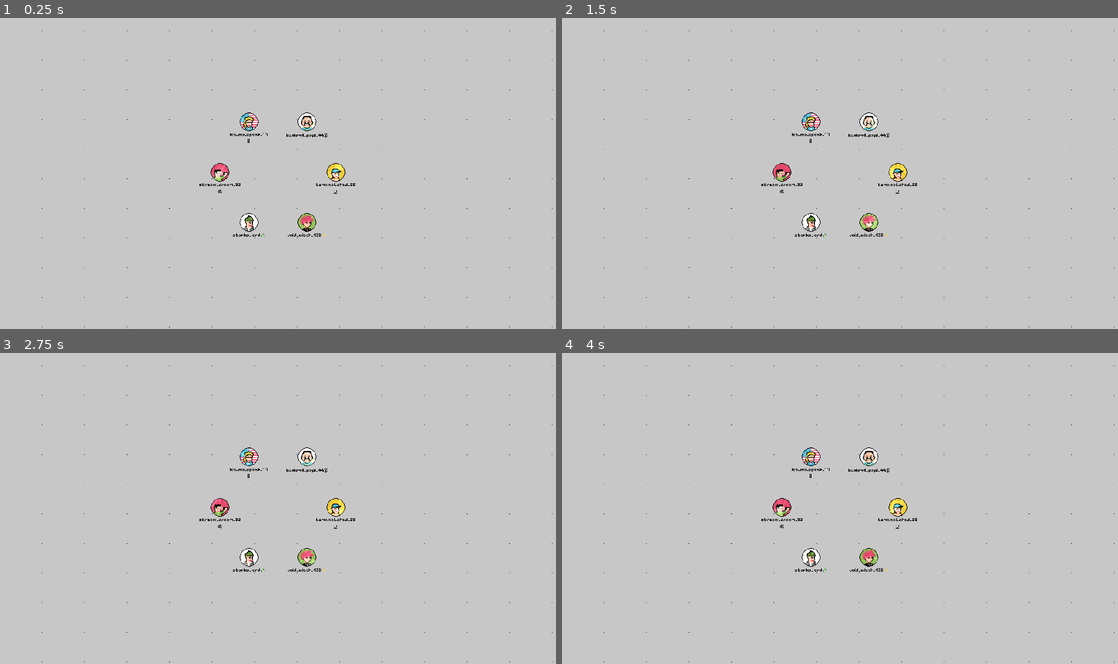
Above: before the commit, frames 1-4 (two rows, left to right).
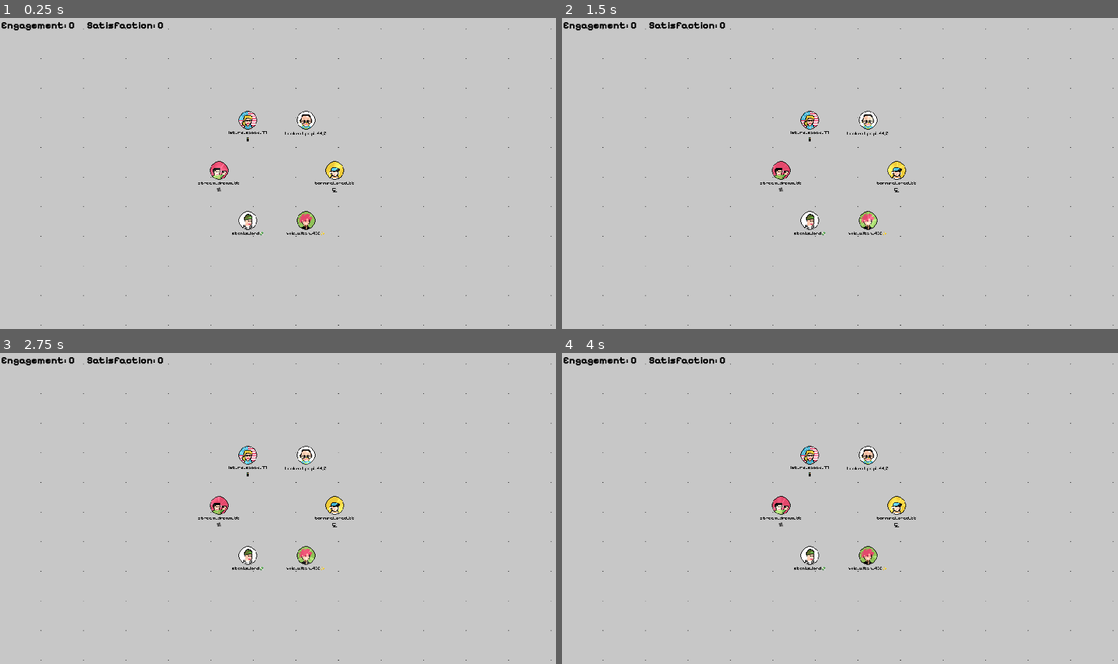
Above: after the commit, the same moments.

Repository: Pikachuxxxx/social-loops-gmtk
Game: Godot game, scene res://Scenes/main.tscn
Two runs of this game, one before a commit and one after it. Both use one fixed random seed, a clock stepped at 60 frames per second and the inputs below.
Inputs (mouse positions are in pixels of both pictures, inside the frame that each line leads up to):
- Up to frame 1 (0.25 s): no input
- Up to frame 2 (1.5 s): tap Enter at 0.5 s; move the mouse to (962, 157) at 0.52 s; hold Enter 0.53-1.25 s; click (962, 157) at 0.67 s; drag from (728, 189) to (812, 235) at 1.27 s
- Up to frame 3 (2.75 s): move the mouse to (333, 440) at 2.02 s; tap J at 2.1 s; click (333, 440) at 2.17 s
- Up to frame 4 (4 s): drag from (812, 570) to (673, 461) at 2.77 s; move the mouse to (1006, 555) at 3.52 s; hold Tab from 3.53 s (still down); click (1006, 555) at 3.67 s

The runs differ from the first frame. In frame 1, 1.6% of the frame differs, in the area x 0-100%, y 1-100%; in frame 2, 1.6%; in frame 3, 1.6%; in frame 4, 1.6%.

Commit message:
Fixed audio on zoom and added UI for eng. and sat.

Diff:
--- a/Scenes/main.tscn
+++ b/Scenes/main.tscn
@@ -7,18 +7,24 @@
 [ext_resource type="AudioStream" uid="uid://dnsw6scgsmu44" path="res://assets/audio/sfx/idle_bgm.wav" id="4_6bp64"]
 [ext_resource type="Material" uid="uid://bqi0s5jfq76s1" path="res://Shaders/Grid.tres" id="6_6bp64"]
 [ext_resource type="Texture2D" uid="uid://dopd0qy2j0arw" path="res://assets/image/dps/persona_2.png" id="7_6bp64"]
+[ext_resource type="FontFile" uid="uid://dexwkjgp3ky6i" path="res://Fonts/PixelifySans-Bold.ttf" id="8_344ge"]
+
+[sub_resource type="LabelSettings" id="LabelSettings_ynf5e"]
+font = ExtResource("8_344ge")
+font_size = 35
+font_color = Color(0, 0, 0, 1)
 
 [node name="Node2D" type="Node2D"]
 script = ExtResource("1_bo1nx")
 
-[node name="Camera2D" type="Camera2D" parent="."]
-position = Vector2(960, 542)
-script = ExtResource("3_kry3j")
-
-[node name="AudioStreamPlayer2D" type="AudioStreamPlayer2D" parent="Camera2D"]
-position = Vector2(-576, -325)
+[node name="AudioStreamPlayer" type="AudioStreamPlayer" parent="."]
 stream = ExtResource("4_6bp64")
 autoplay = true
+
+[node name="Camera2D" type="Camera2D" parent="."]
+position = Vector2(4, 8)
+anchor_mode = 0
+script = ExtResource("3_kry3j")
 
 [node name="CanvasLayer" type="CanvasLayer" parent="."]
 
@@ -47,3 +53,18 @@
 [node name="ZuckAlg" type="Node" parent="."]
 script = ExtResource("2_8gbba")
 post_cooldown_time_sec = 5
+
+[node name="CanvasLayer2" type="CanvasLayer" parent="."]
+
+[node name="MarginContainer" type="MarginContainer" parent="CanvasLayer2"]
+offset_left = 4.0
+offset_top = 8.0
+offset_right = 221.0
+offset_bottom = 51.0
+size_flags_horizontal = 3
+size_flags_vertical = 3
+
+[node name="Label" type="Label" parent="CanvasLayer2/MarginContainer"]
+layout_mode = 2
+text = "Engagement: 0      Satisfaction: 0"
+label_settings = SubResource("LabelSettings_ynf5e")
Not shown: 1 places in Scenes/main.tscn that only renumber resources
